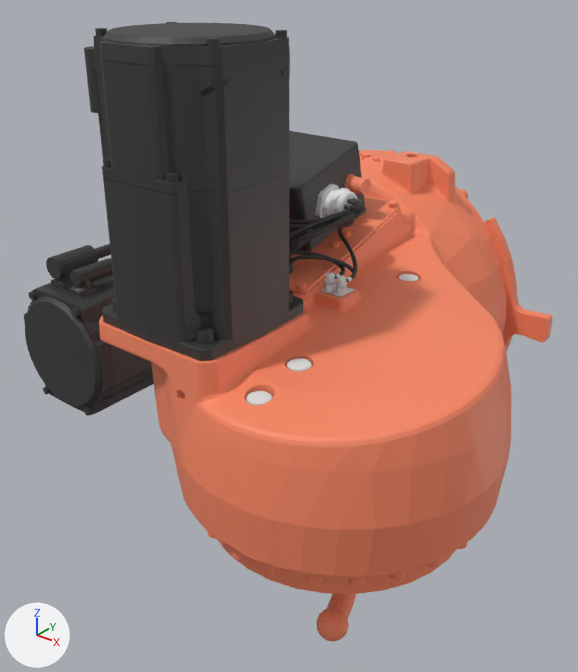
What one commit did to the OBJ model docs/public/sim/models/kuka_vcmx/KR_50_R2500/A1.obj.
One viewpoint serves both versions: a 50 mm lens placed at (0.593, -1.183, 0.458), pointed at (0.031, -0.481, 0.023). The axes (+X, +Y, +Z) are drawn at lower left. The lights are the same throughout. The older version comes first. Where no turn or scale is listed for an object, it has been applied to the vertices. Vertices at exactly the same position are counted once.

In view in the first picture: 'A1'.
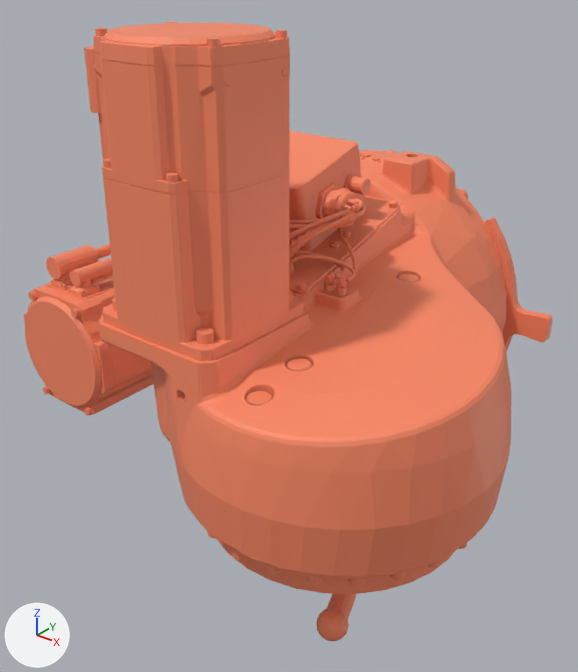
What differs and where, as boxes (x1, y1, x2, y2) in the pictures (578 x 672 px):
part 1 of me_a1, recoloured (darker)
    both: (315, 184, 357, 219)
part 2 of me_a1, recoloured
    both: (246, 273, 418, 406)
part 3 of me_a1, recoloured (dark grey to orange)
    both: (95, 113, 366, 282)
part 4 of me_a1, recoloured (dark grey to orange)
    both: (84, 22, 303, 361)
part 5 of me_a1, recoloured (dark grey to orange)
    both: (24, 245, 154, 416)

The change, as a diff of the scene's bpy script:
```diff
--- a/docs/public/sim/models/kuka_vcmx/KR_50_R2500/A1.obj.py
+++ b/docs/public/sim/models/kuka_vcmx/KR_50_R2500/A1.obj.py
@@ me_a1 @@
 me_a1.from_pydata(...)  # 34843 vertices, 61198 faces; spans x -0.271..0.353, y -0.754..-0.17, z -0.315..0.394
 # used by ob_a1; location = (0.0, 0.0, 0.0)
-me_a1.materials.append(mat_mat_1)  # orange #fb8965
-me_a1.materials.append(mat_mat_2)  # orange #fb8965
+# me_a1 part 1: all 517 faces that had it switch from mat_mat_6 (white #e7e7e7) to mat_mat_0 (orange #fb8965)
+# me_a1 part 2: all 3684 faces that had it switch from mat_mat_7 (white #e7e7e7) to mat_mat_0 (orange #fb8965)
+# me_a1 part 3: all 16838 faces that had it switch from mat_mat_8 (dark grey #383838) to mat_mat_0 (orange #fb8965)
+# me_a1 part 4: all 10572 faces that had it switch from mat_mat_9 (dark grey #383838) to mat_mat_0 (orange #fb8965)
+# me_a1 part 5: all 10450 faces that had it switch from mat_mat_10 (dark grey #383838) to mat_mat_0 (orange #fb8965)
 me_a1.materials.append(mat_mat_3)
-me_a1.materials.append(mat_mat_5)  # white #ffffff
```
